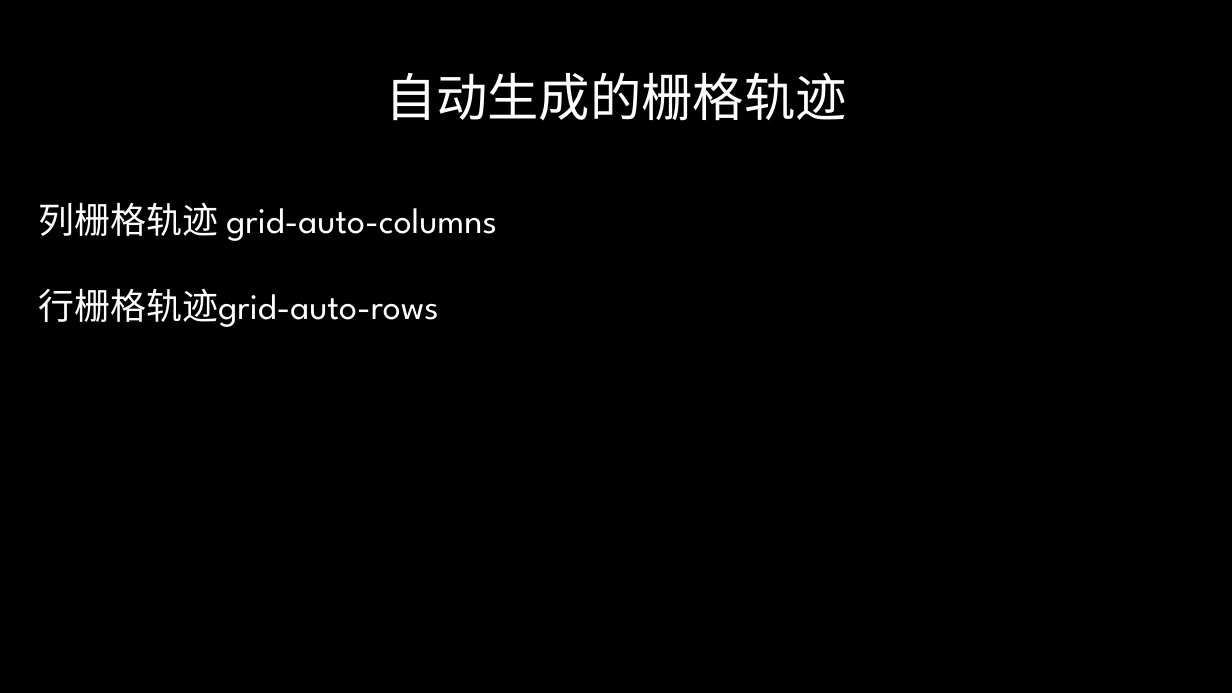
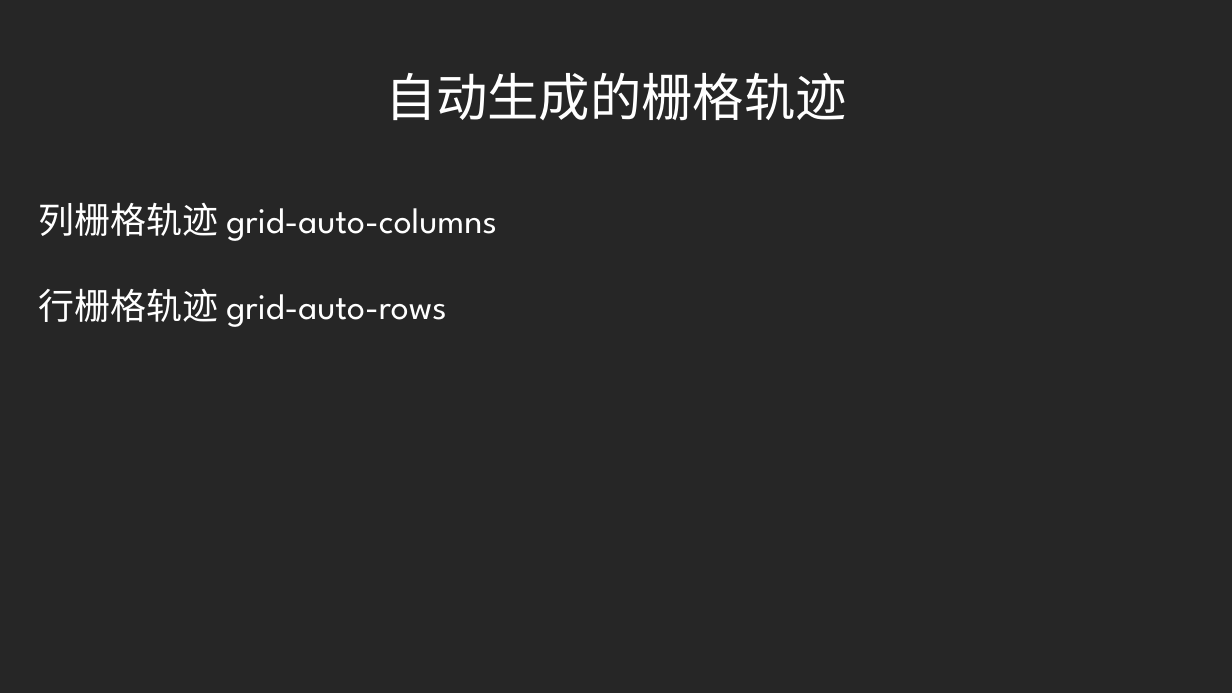
Before and after one commit to radiofly19841018/demo-flex, a slide deck: slide 34 of ppt/CSS Flex&Grid.pptx. Drawn at 1232x693 pixels with LibreOffice and Linux fonts; fonts in the diff are those of the drawing; background and template pictures are left out. Boxes give left, top, right and bottom in pixels: in the first picture for what was removed or moved away, otherwise in the second. Text is boxed around its words. In the diff, an @@ line names an element or a change of style, - is before the commit and + after.

Commit message:
grid

```diff
--- a/ppt/CSS Flex&Grid.pptx
+++ b/ppt/CSS Flex&Grid.pptx
@@ background picture (left out) to #262626 @@
@@ text at (39, 289, 446, 327): spaces changed @@
-行栅格轨迹grid-auto-rows
+行栅格轨迹 grid-auto-rows
```
Also in this commit, not shown: 17 other slides changed, 1 slide added, 1 slide removed, 4 other files.
